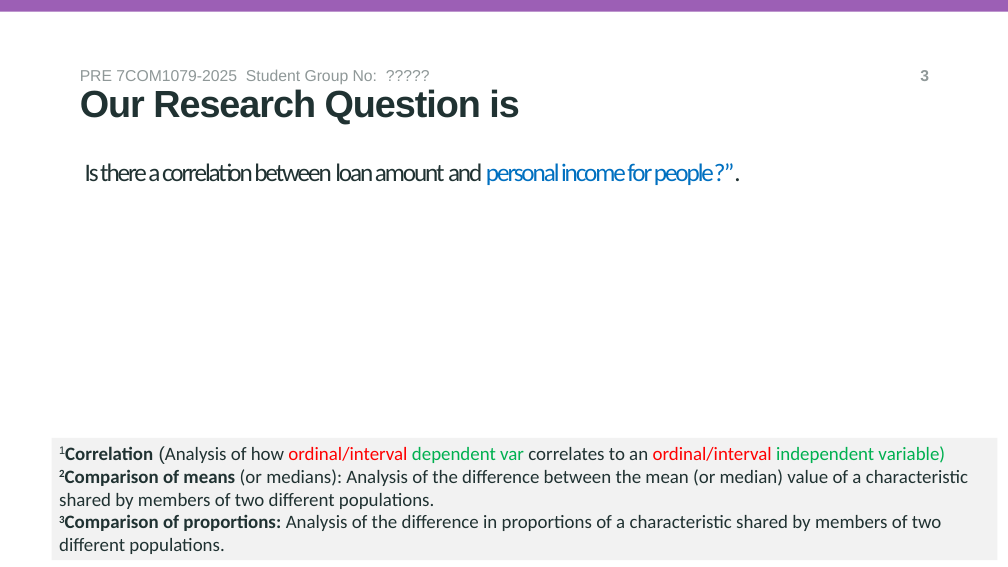
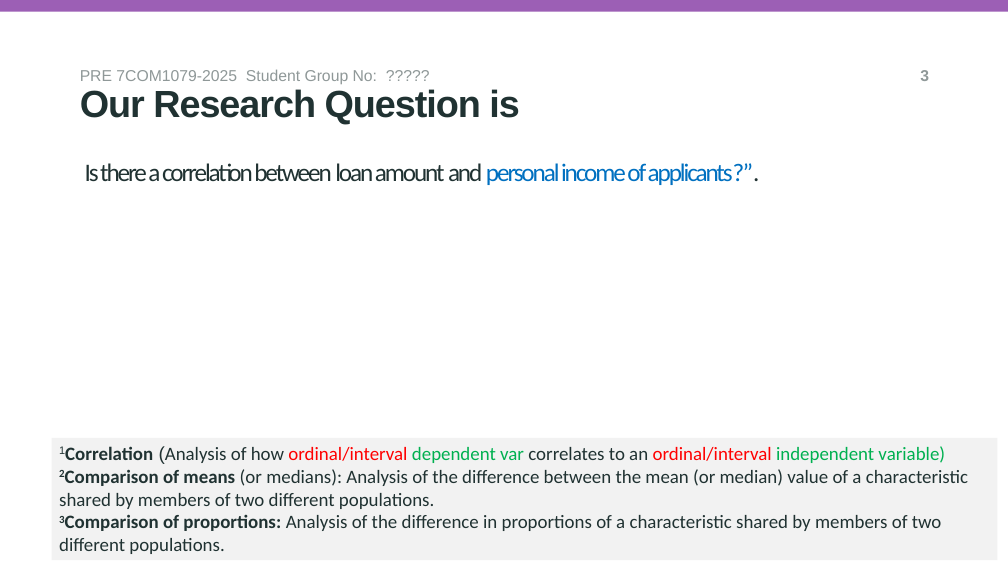
Before and after one commit to Killmonger501/GroupA5-LoanData-, a slide deck: slide 5 of reseach_question_presentation_template.pptx. Drawn at 1008x567 pixels with LibreOffice and Linux fonts; fonts in the diff are those of the drawing; background and template pictures are left out. Boxes give left, top, right and bottom in pixels: in the first picture for what was removed or moved away, otherwise in the second. Text is boxed around its words. In the diff, an @@ line names an element or a change of style, - is before the commit and + after.

Commit message:
Ammended the RQ in the research question presentation file

```diff
--- a/reseach_question_presentation_template.pptx
+++ b/reseach_question_presentation_template.pptx
@@ title at [85,163,760,185]: text changed @@
-Is there a correlation between loan amount and personal income for people?”.
+Is there a correlation between loan amount and personal income of applicants?”.
```
